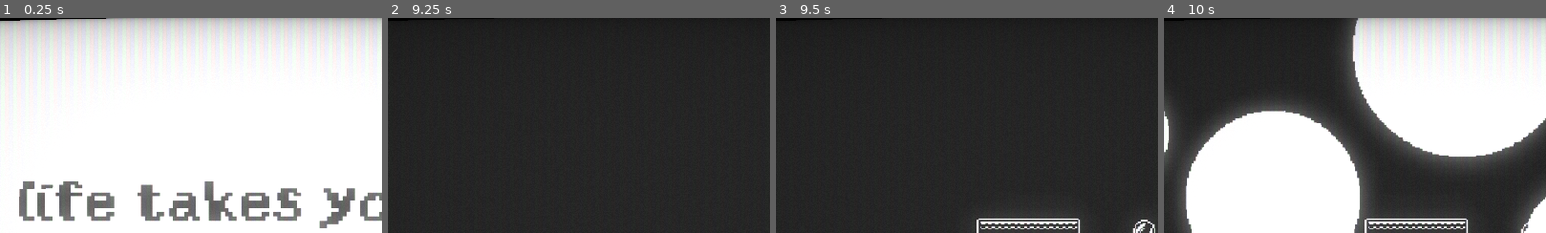
Above: before the commit, frames 1-4 (left to right).
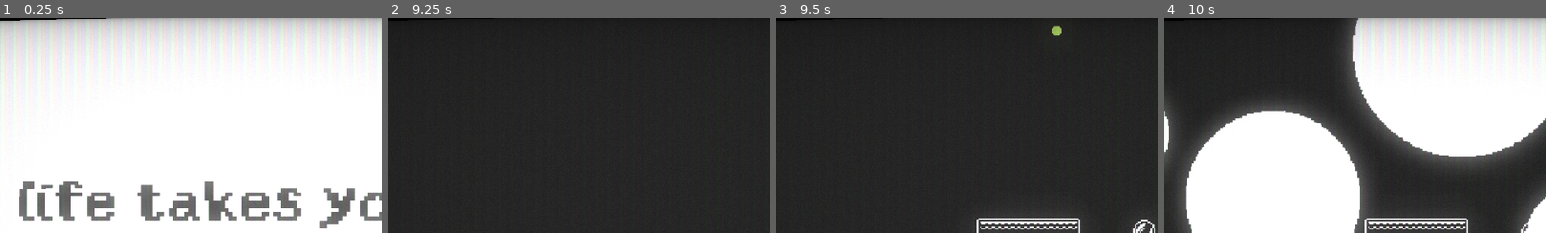
Above: after the commit, the same moments.

Repository: pascalbros/GGJ25-Blobble
Game: Godot game, scene res://scenes/levels/18.tscn
The game is run twice, just before and just after one commit, with the same random seed, the same clock (stepped at 60 frames per second) and the same inputs. This scene is started directly instead of the project's main scene.
Inputs:
- Up to frame 1 (0.25 s): no input
- Up to frame 2 (9.25 s): tap Enter at 0.5, 5.75 s; hold Right (right) 0.53-2.03 s; tap P at 0.6, 1.35, 2.1, 2.85, 3.6, 4.35, 5.1, 5.85, 6.6, 7.35, 8.85 s; tap Space (jump) at 0.77, 1.52, 3.02, 3.77, 4.52, 5, 6.02, 6.5, 6.77, 7.52 s; hold Left (left) 2.03-2.78 s; hold Right (right) 2.78-4.28 s; hold Left (left) 4.28-5.03 s; hold Right (right) 5.03-5.78 s; hold Left (left) 5.78-7.28 s; hold Right (right) 7.28-8 s; click "Start" at 8 s; hold Right (right) from 8.78 s (still down)
- Up to frame 3 (9.5 s): keep holding Right (right)
- Up to frame 4 (10 s): keep holding Right (right); tap P at 9.6 s; tap Space (jump) at 9.77 s
The pictures show only the part of the screen within x 15-65%, y 0-50%; the shares and areas given below are measured in that part.

Frames 1-2 are identical in both runs. In frame 3, 0.1% of the frame differs, in the area x 72-75%, y 3-9%; in frame 4, nothing differs.
Error before the commit: Cannot call method 'queue_free' on a null value. (res://scripts/game_manager.gd:52)
Error after the commit: Cannot call method 'queue_free' on a null value. (res://scripts/game_manager.gd:54)

Commit message:
Added off-screen dot hint

Diff:
--- /dev/null
+++ b/prefabs/player_finder.tscn
@@ -0,0 +1,30 @@
+[gd_scene load_steps=4 format=3 uid="uid://b165tvayqyym3"]
+
+[ext_resource type="Script" path="res://scripts/player_finder.gd" id="1_b5wcr"]
+[ext_resource type="Texture2D" uid="uid://cyxhk74q8fp33" path="res://assets/sprites/blob_spritesheet.png" id="2_npxd7"]
+
+[sub_resource type="RectangleShape2D" id="RectangleShape2D_hno74"]
+size = Vector2(752, 190)
+
+[node name="PlayerFinder" type="Node2D"]
+script = ExtResource("1_b5wcr")
+
+[node name="Player" type="Node2D" parent="."]
+
+[node name="Dot" type="Sprite2D" parent="."]
+position = Vector2(0, -126)
+scale = Vector2(0.2, 0.2)
+texture = ExtResource("2_npxd7")
+region_enabled = true
+region_rect = Rect2(224, 0, 32, 32)
+
+[node name="Area2D" type="Area2D" parent="."]
+position = Vector2(0, -197)
+collision_mask = 4
+
+[node name="Collider" type="CollisionShape2D" parent="Area2D"]
+position = Vector2(1, -41)
+shape = SubResource("RectangleShape2D_hno74")
+
+[connection signal="body_entered" from="Area2D" to="." method="_on_area_2d_body_entered"]
+[connection signal="body_exited" from="Area2D" to="." method="_on_area_2d_body_exited"]
--- a/scripts/game_manager.gd
+++ b/scripts/game_manager.gd
@@ -3,6 +3,7 @@
 var out_animation = preload("res://scenes/scene_transition_out.tscn")
 var in_animation = preload("res://scenes/scene_transition_in.tscn")
 var settings_overlay = preload("res://prefabs/settings_overlay.tscn")
+var player_finder = preload("res://prefabs/player_finder.tscn")
 
 var player_proto = preload("res://prefabs/player.tscn")
 var camera_bounds_proto = preload("res://prefabs/camera_bounds.tscn")
@@ -28,6 +29,7 @@
 	current = self
 	add_child(settings_overlay.instantiate())
 	add_child(camera_bounds_proto.instantiate())
+	add_child(player_finder.instantiate())
 	current_level = extract_level(get_tree().current_scene.scene_file_path)
 	if should_animate_in:
 		animate_in()
--- /dev/null
+++ b/scripts/player_finder.gd
@@ -0,0 +1,37 @@
+extends Node2D
+
+@onready var dot: Sprite2D = $Dot
+
+var player: Node2D = null
+
+func _ready() -> void:
+	dot.self_modulate.a = 0
+
+func _process(_delta: float) -> void:
+	if player == null: return
+	dot.global_position.x = player.global_position.x
+
+
+func disable(animated: bool = true):
+	if not animated:
+		dot.self_modulate.a = 0
+		return
+	dot.create_tween().tween_property(dot, "self_modulate:a", 0, 0.1)
+
+func enable(animated: bool = true):
+	if not animated:
+		dot.self_modulate.a = 1
+		return
+	dot.create_tween().tween_property(dot, "self_modulate:a", 1, 0.1)
+
+
+func _on_area_2d_body_entered(body: Node2D) -> void:
+	if body is not Player: return
+	player = body
+	enable()
+
+
+func _on_area_2d_body_exited(body: Node2D) -> void:
+	if body is not Player: return
+	player = null
+	disable()
Binary file changed: assets/sprites/blob_spritesheet.png
